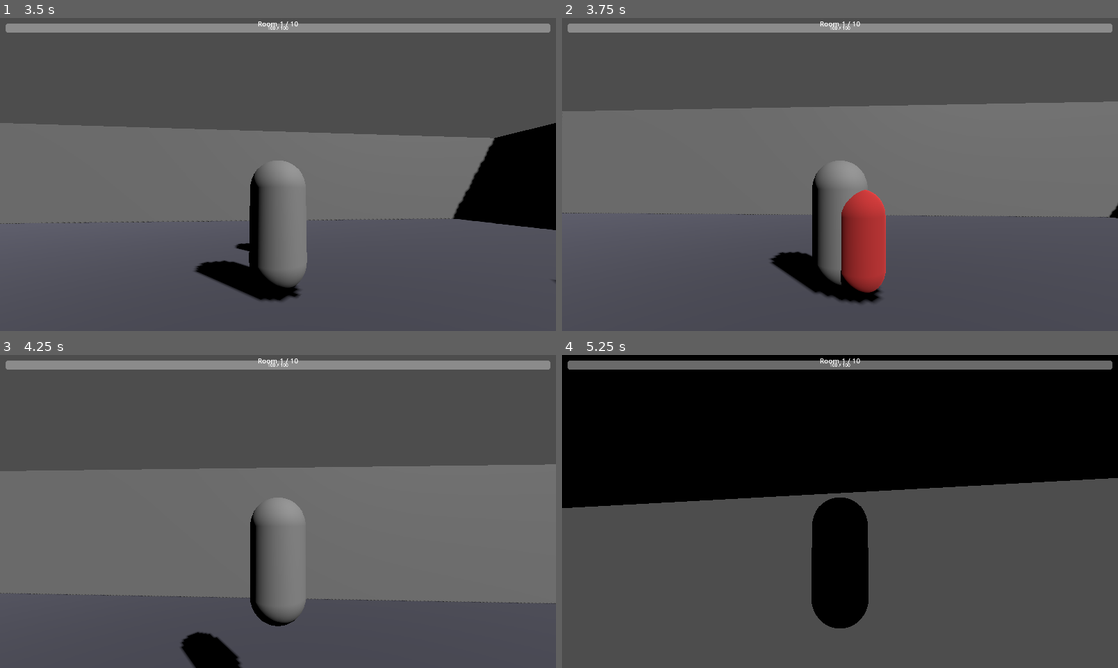
Above: before the commit, frames 1-4 (two rows, left to right).
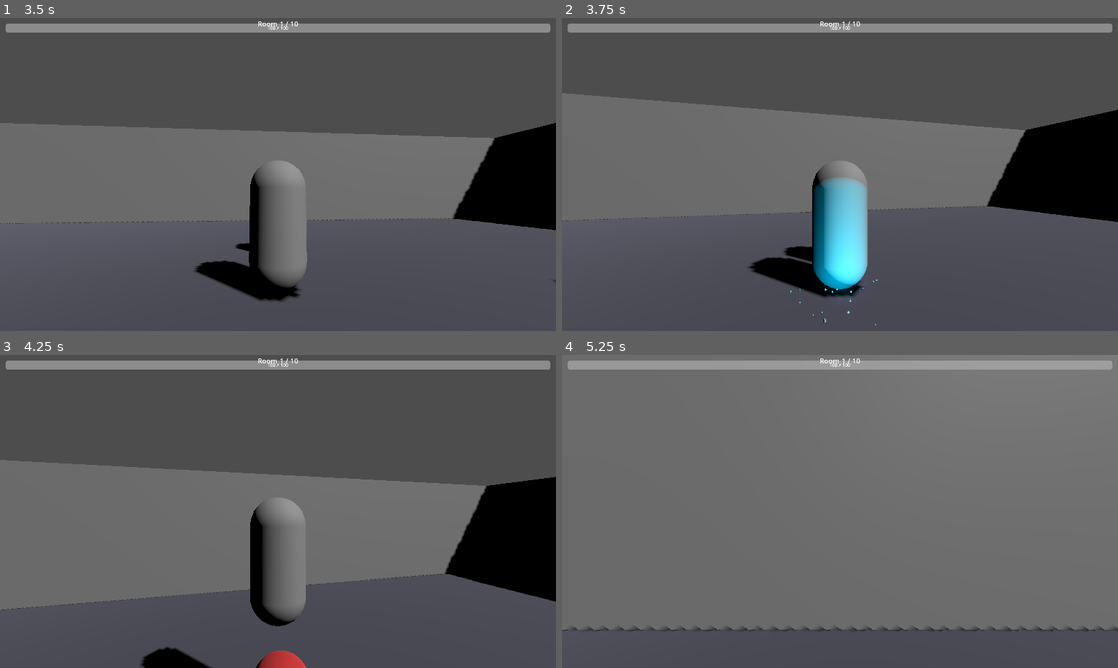
Above: after the commit, the same moments.

Repository: JingByTheDoor/Blink-blade
Game: Godot game, scene res://scenes/main/main_menu.tscn
The game is run twice, just before and just after one commit, with the same random seed, the same clock (stepped at 60 frames per second) and the same inputs.
Inputs (mouse positions are in pixels of both pictures, inside the frame that each line leads up to):
- Up to frame 1 (3.5 s): click "START RUN" at 0.5 s; tap Enter at 1.25 s; move the mouse to (305, 174) at 1.27 s; hold W (move_forward) from 1.28 s (still down); right-click (305, 174) at 1.35 s; tap Space (jump) at 1.52, 2.27 s; move the mouse to (250, 174) at 2.02 s; tap Shift (dash) at 2.1 s; move the mouse to (289, 168) at 2.77 s; click (289, 168) at 2.85 s
- Up to frame 2 (3.75 s): keep holding W (move_forward); move the mouse to (834, 180) at 3.52 s; right-click (834, 180) at 3.6 s
- Up to frame 3 (4.25 s): keep holding W (move_forward); tap Space (jump) at 3.77 s
- Up to frame 4 (5.25 s): keep holding W (move_forward); move the mouse to (878, 514) at 4.27 s; tap Shift (dash) at 4.35 s; tap Space (jump) at 4.52 s; move the mouse to (795, 508) at 5.02 s; click (795, 508) at 5.1 s

Frame 1 is identical in both runs. In frame 2, 16% of the frame differs, in the area x 0-100%, y 24-99%; in frame 3, 14%; in frame 4, 87%, in the area x 0-100%, y 0-89%.

Commit message:
bug fixed :)

Diff:
--- a/scenes/main/game_manager.gd
+++ b/scenes/main/game_manager.gd
@@ -19,6 +19,19 @@
 	for spawn_data in enemy_spawns:
 		if spawn_data.wave_group > max_wave:
 			max_wave = spawn_data.wave_group
+
+	# Find and register any pre-placed enemies in the scene
+	await get_tree().process_frame
+	_register_existing_enemies()
+
+
+func _register_existing_enemies() -> void:
+	var enemies = get_tree().get_nodes_in_group("enemies")
+	for enemy in enemies:
+		if enemy not in active_enemies:
+			active_enemies.append(enemy)
+			if enemy.has_signal("died"):
+				enemy.died.connect(_on_enemy_died.bind(enemy))
 
 
 func start_room() -> void:
